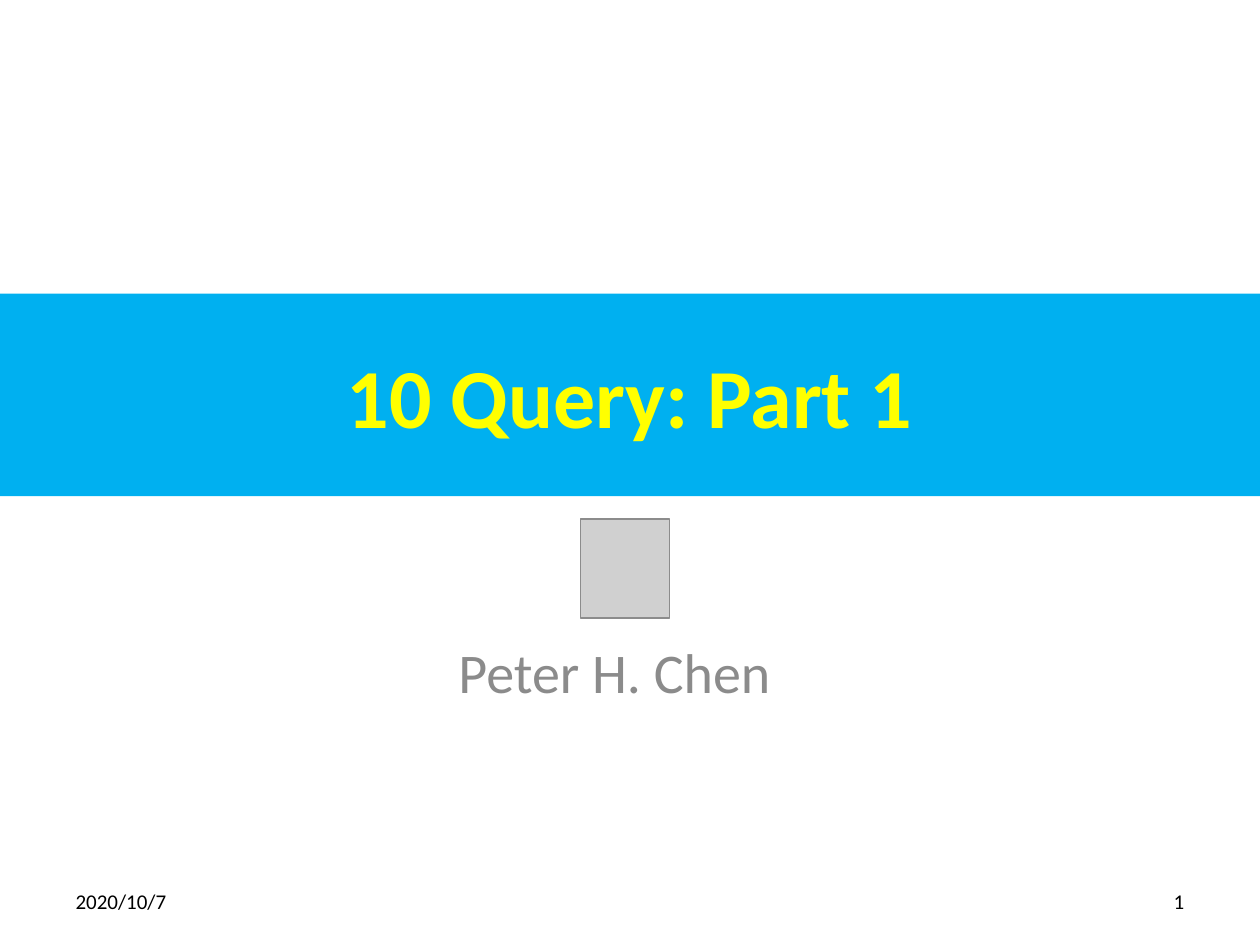
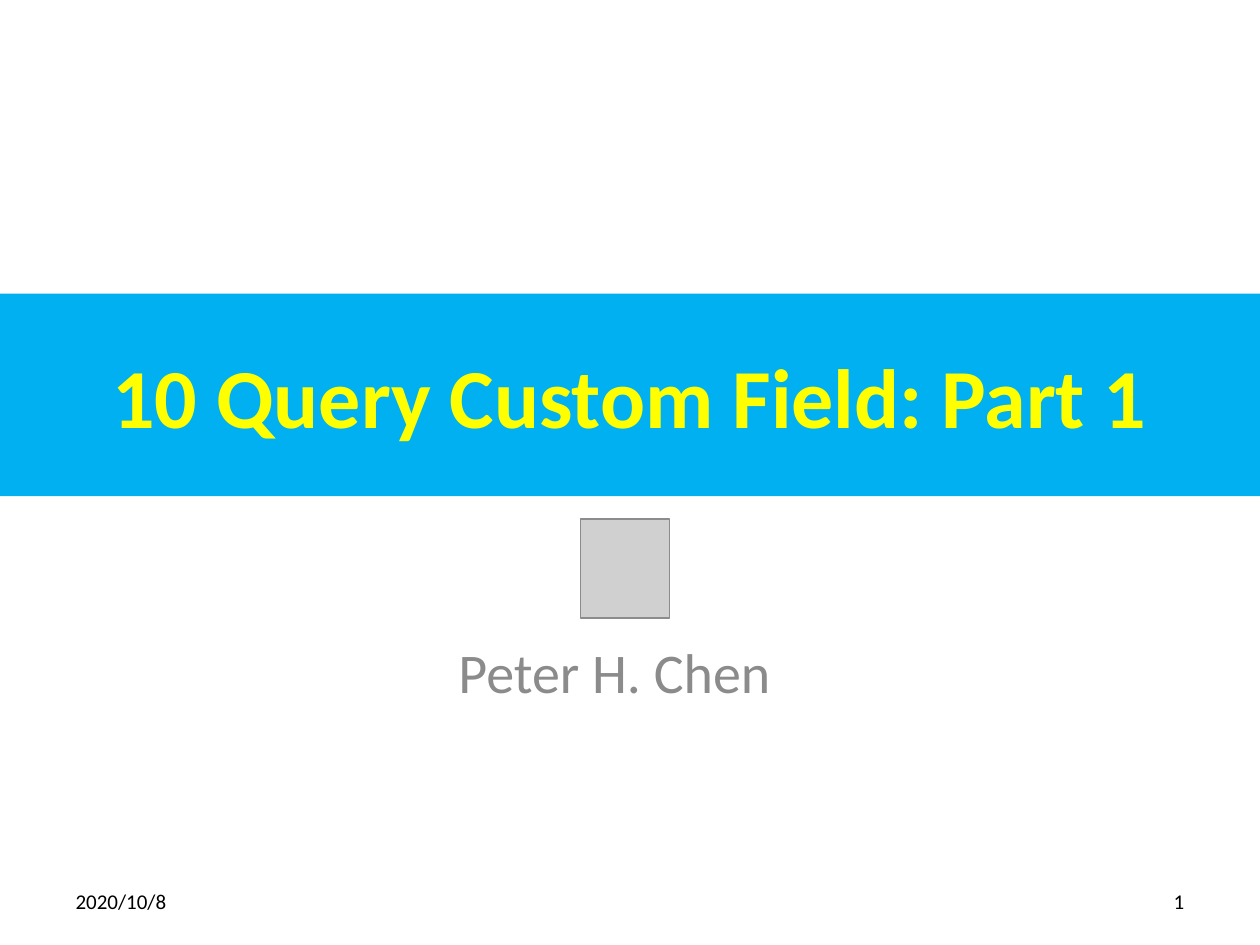
Before and after one commit to peterhchen/700_GraphQL, a slide deck: slide 1 of 10_QueryApp01.pptx. Drawn at 1260x945 pixels with LibreOffice and Linux fonts; fonts in the diff are those of the drawing; grey boxes stand for pictures. Boxes give left, top, right and bottom in pixels: in the first picture for what was removed or moved away, otherwise in the second. Text is boxed around its words. In the diff, an @@ line names an element or a change of style, - is before the commit and + after.

```diff
--- a/10_QueryApp01.pptx
+++ b/10_QueryApp01.pptx
@@ title at (112,369,1146,442): text changed @@
-10 Query: Part 1
+10 Query Custom Field: Part 1
@@ text at (76,894,167,910): text changed @@
-2020/10/7
+2020/10/8
```
Also in this commit, not shown: 17 other slides changed, 2 other files.
